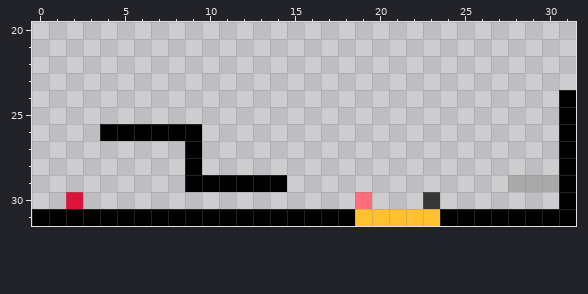
Two states of a pixel-art sprite, AridArnold/Content/Levels/level4-2.png. Above: the version before the commit.
The file is 32x32 pixels. Shown: x 0..31, y 20..31.
The same view after the edit:
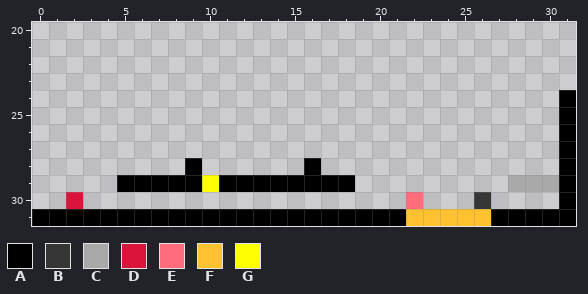
Palette (. is transparent): A #000000  B #363636  C #a9a9a9  D #dc143c  E #ff6c7c  F #ffc130  G #ffff00fd
The edit:
@@ x 0..31 @@
 25 ...............................A
-26 ....AAAAAA.....................A
-27 .........A.....................A
-28 .........A.....................A
-29 .........AAAAAA.............CCCA
-30 ..D................E...B.......A
-31 AAAAAAAAAAAAAAAAAAAFFFFFAAAAAAAA
+26 ...............................A
+27 ...............................A
+28 .........A......A..............A
+29 .....AAAAAGAAAAAAAA.........CCCA
+30 ..D...................E...B....A
+31 AAAAAAAAAAAAAAAAAAAAAAFFFFFAAAAA
Changed places in both pictures, as pixel boxes (x1, y1, x2, y2):
changed: (100, 124, 219, 192)
changed: (287, 158, 491, 226)
